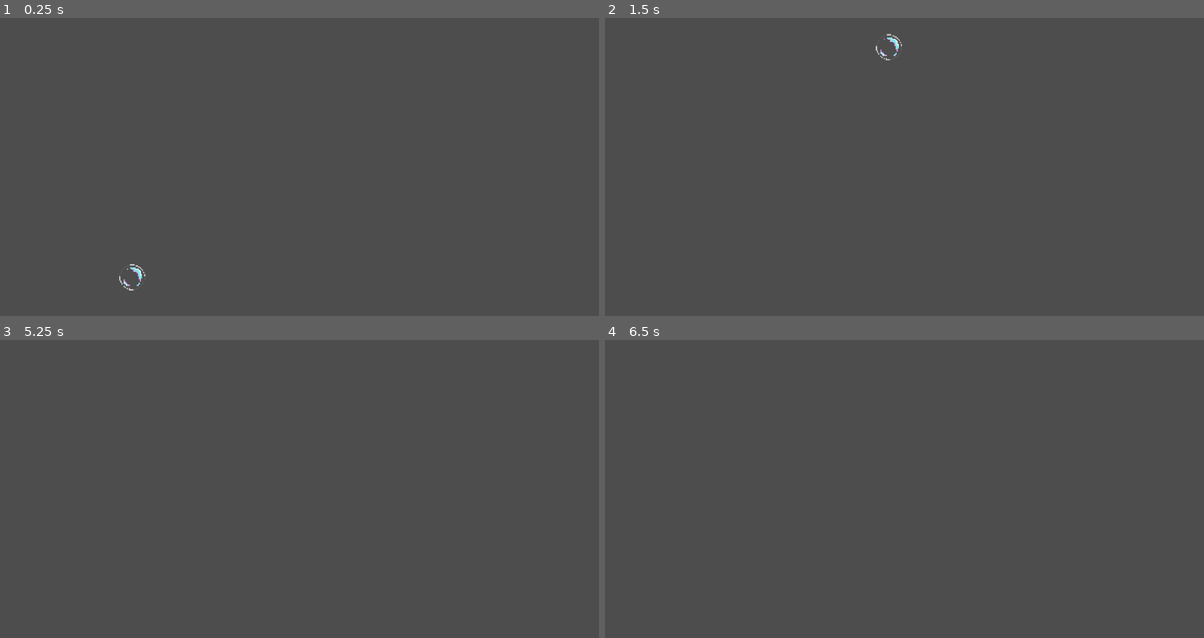
Above: before the commit, frames 1-4 (two rows, left to right).
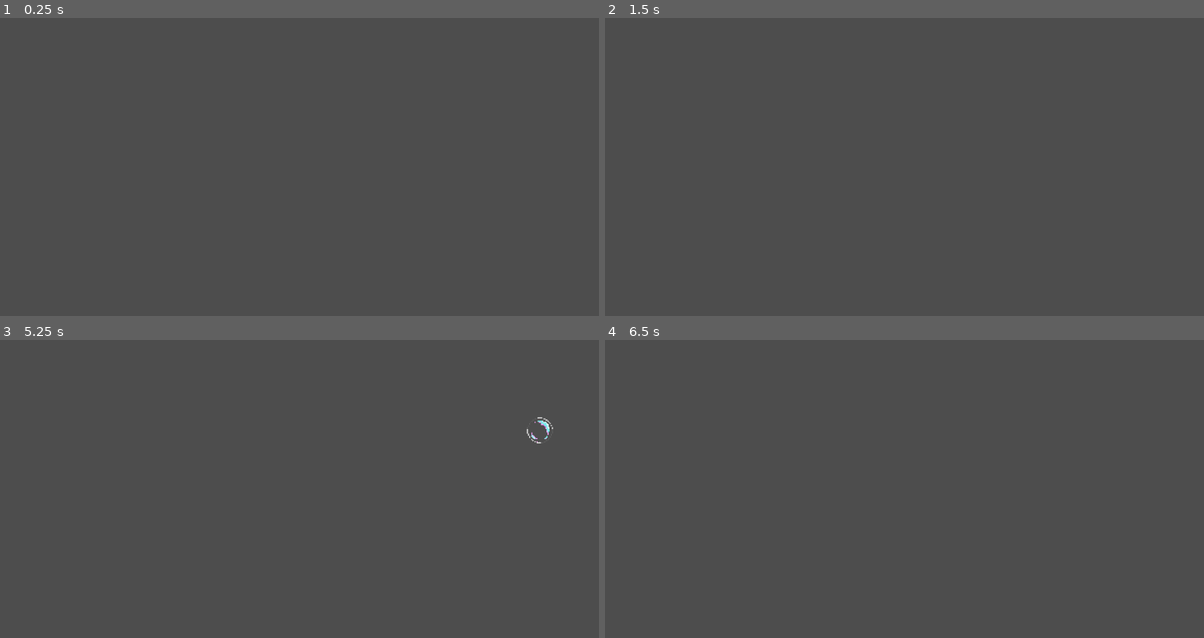
Above: after the commit, the same moments.

Repository: KnGod667/GGJ2025
Game: Godot game, scene res://scenes/mobs/o2_burbuja.tscn
Same seed, same stepped clock (60 frames per second), same inputs: the game is played once before the commit and once after it. The project has no main scene, so this scene is started directly.
Inputs (mouse positions are in pixels of both pictures, inside the frame that each line leads up to):
- Up to frame 1 (0.25 s): no input
- Up to frame 2 (1.5 s): tap Enter (ui_accept) at 0.5, 0.77 s; move the mouse to (1036, 169) at 0.52 s; move the mouse to (784, 202) at 1.27 s
- Up to frame 3 (5.25 s): tap Enter (ui_accept) at 1.52, 2, 2.75, 3.02, 3.5, 3.77, 4.25, 4.52, 5 s; move the mouse to (359, 435) at 2.02 s; move the mouse to (269, 575) at 2.77 s; move the mouse to (479, 557) at 3.52 s; move the mouse to (119, 456) at 4.27 s; move the mouse to (329, 506) at 5.02 s
- Up to frame 4 (6.5 s): move the mouse to (814, 423) at 5.77 s; tap Enter (ui_accept) at 6.02 s

The runs differ from the first frame. In frame 1, less than 0.1% of the frame differs, in the area x 19-25%, y 82-92%; in frame 2, less than 0.1%; in frame 3, less than 0.1%, in the area x 87-93%, y 25-35%; in frame 4, nothing differs.

Commit message:
burbuja_o2

Diff:
--- a/scenes/burbuja_player.tscn
+++ b/scenes/burbuja_player.tscn
@@ -105,7 +105,7 @@
 modulate = Color(1, 1, 1, 0.827451)
 sprite_frames = SubResource("SpriteFrames_xhcw4")
 animation = &"IDLE"
-frame_progress = 0.0401458
+frame_progress = 0.409516
 
 [node name="CollisionShape2D" type="CollisionShape2D" parent="."]
 scale = Vector2(3.52015, 3.52015)
--- a/scenes/mobs/o2_burbuja.tscn
+++ b/scenes/mobs/o2_burbuja.tscn
@@ -8,7 +8,7 @@
 [sub_resource type="CircleShape2D" id="CircleShape2D_hjn7h"]
 
 [node name="o2_burbuja" type="RigidBody2D"]
-position = Vector2(194, 533)
+position = Vector2(1, 3)
 mass = 0.2
 gravity_scale = -0.5
 script = ExtResource("1_76j5c")
--- a/scripts/mobs/o2_burbuja.gd
+++ b/scripts/mobs/o2_burbuja.gd
@@ -3,6 +3,7 @@
 
 func _ready() -> void:
 
+	#cambiar variable respecto a la inclinacion
 	if position.x < 500:
 		apply_impulse(Vector2(randf_range(230, 290),-80),Vector2.ZERO)
 	else:
